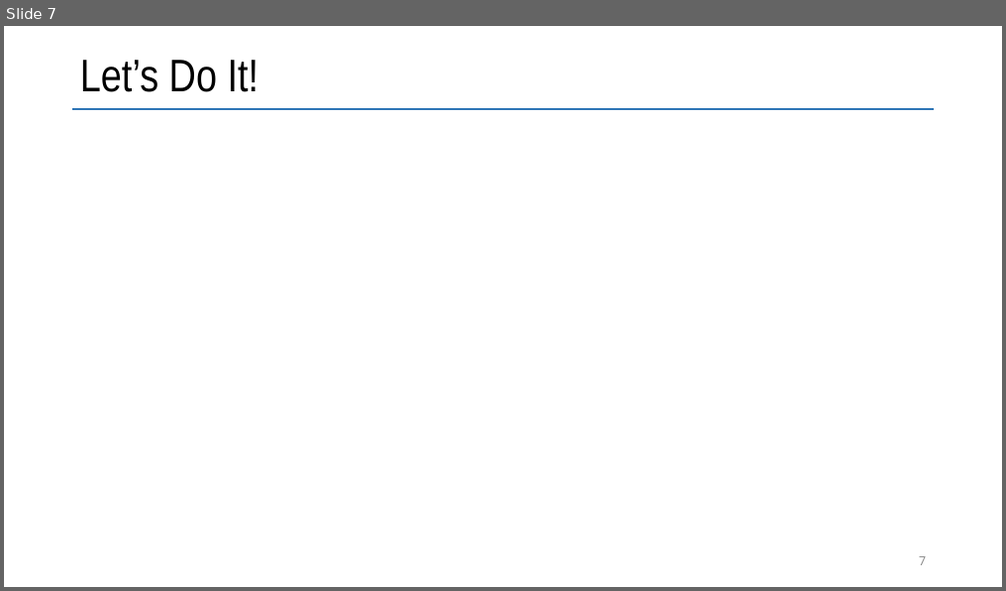
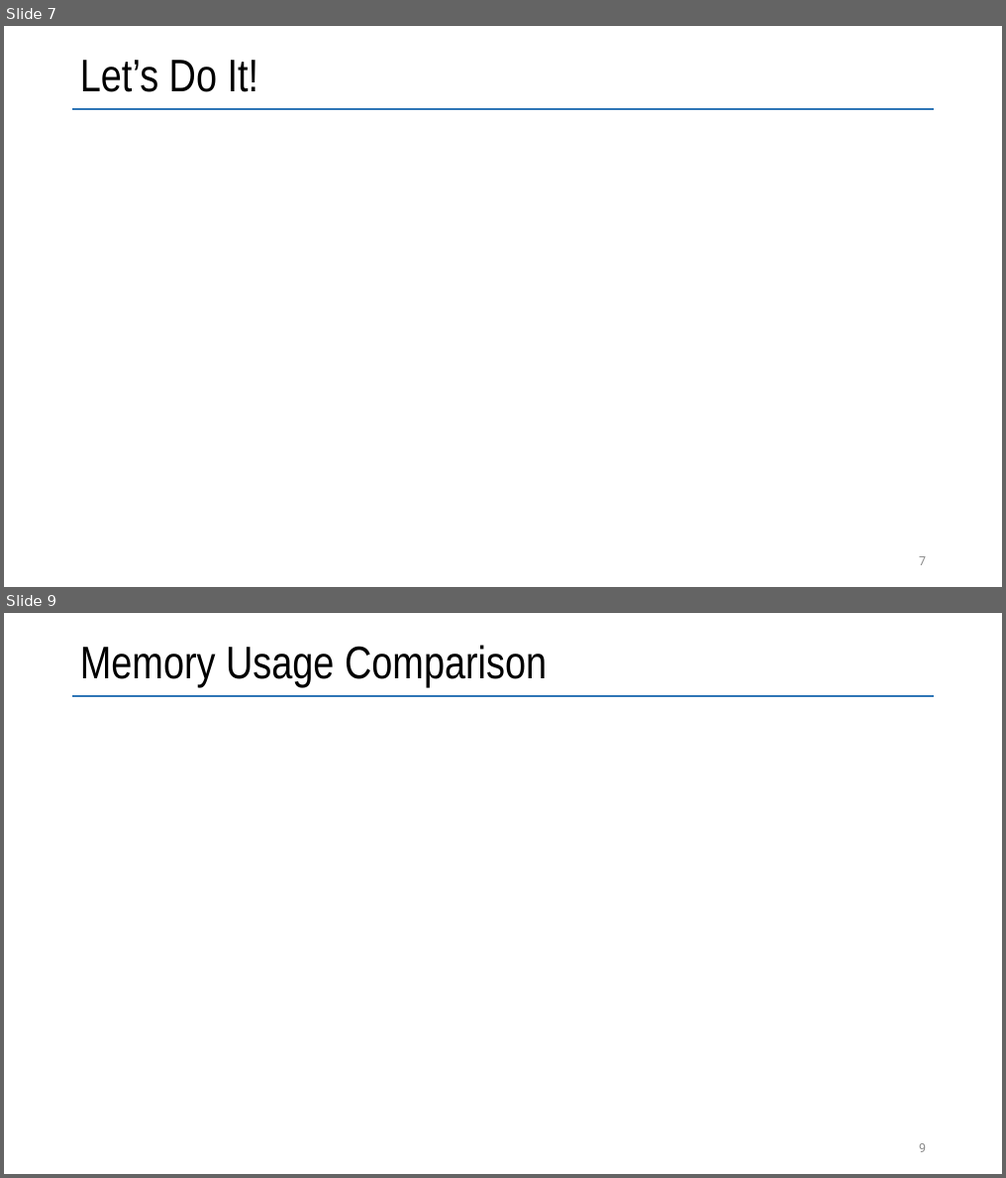
Before and after one commit to vmzakharov/refactor-to-ec, a slide deck: docs/RefactorToEcIntro.pptx. Shown one above the other, each under a label of ours: slide 7 before the commit, slides 7 and 9 after it; the slides between them are not shown. The pictures are 1006x591 and 1006x1178 pixels, drawn with LibreOffice and Linux fonts; fonts in the diff are those of the drawing. Boxes give left, top, right and bottom in pixels: in the first picture for what was removed or moved away, otherwise in the second. Text is boxed around its words. In the diff, an @@ line names an element or a change of style, - is before the commit and + after.

```diff
--- a/docs/RefactorToEcIntro.pptx
+++ b/docs/RefactorToEcIntro.pptx
@@ slide 9 added at box(4, 613, 1002, 1174), background #FFFFFF; not listed: 1 template element that a slide beside it also shows @@
@@ title added at box(80, 645, 547, 687), 44 pt, text #000000 @@
+Memory Usage Comparison
@@ page number added at box(919, 1144, 926, 1153), 12 pt, text #8C8C8C @@
+9
```
Also in this commit, not shown: 3 slides changed, 1 other slide added, 2 slides removed, 2 other files.
